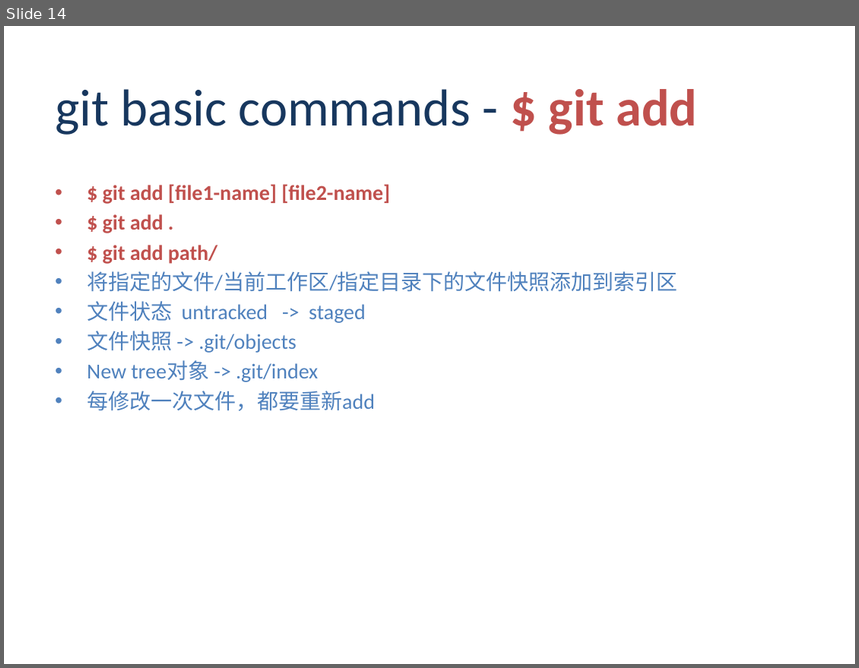
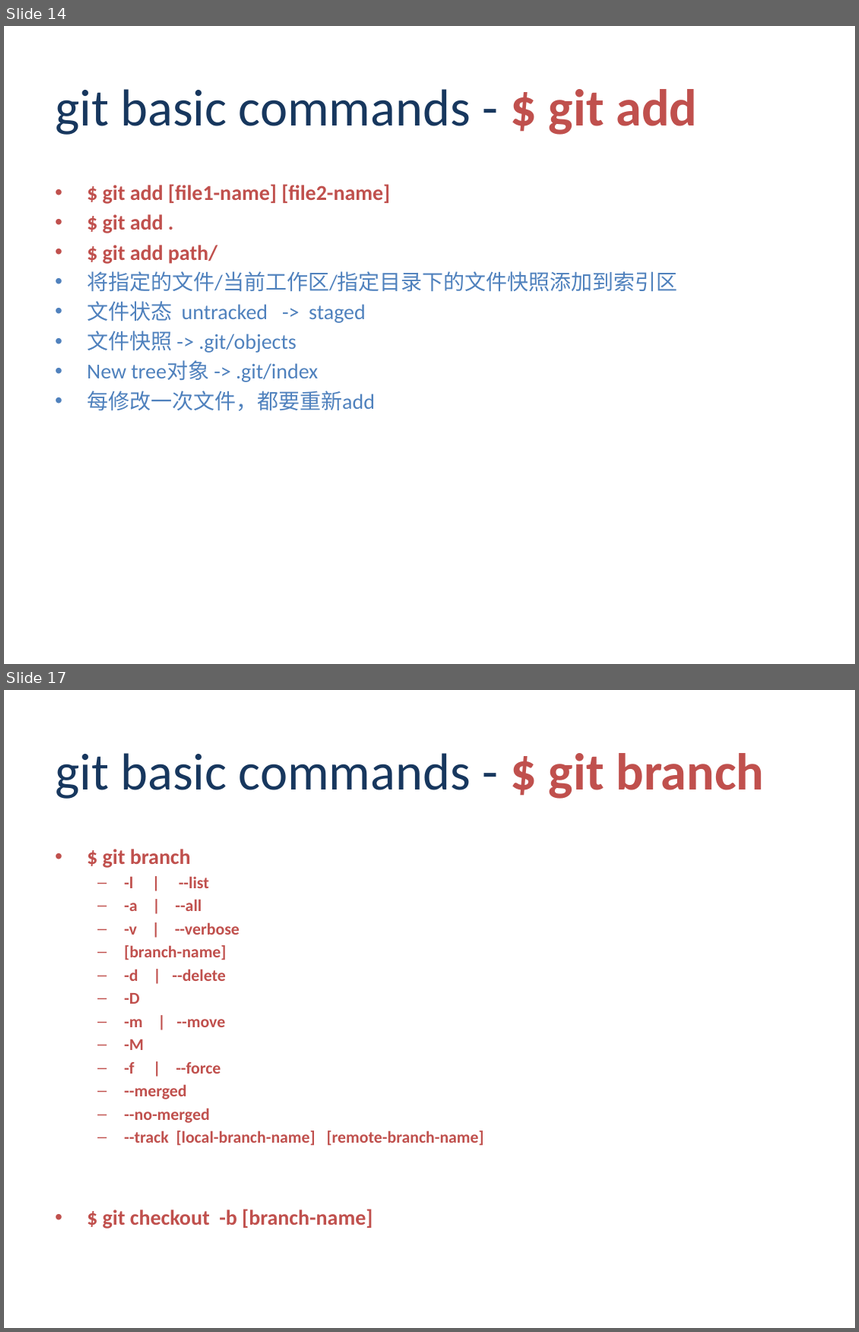
Before and after one commit to ayi0z/PGRN, a slide deck: ProGit.pptx. Shown one above the other, each under a label of ours: slide 14 before the commit, slides 14 and 17 after it; the slides between them are not shown. The pictures are 859x668 and 859x1332 pixels, drawn with LibreOffice and Linux fonts; fonts in the diff are those of the drawing; background and template pictures are left out. Boxes give left, top, right and bottom in pixels: in the first picture for what was removed or moved away, otherwise in the second. Text is boxed around its words. In the diff, an @@ line names an element or a change of style, - is before the commit and + after.

```diff
--- a/ProGit.pptx
+++ b/ProGit.pptx
@@ slide 17 added at bbox=[4, 690, 855, 1328], background picture (left out) @@
@@ title added at bbox=[55, 753, 764, 799], 44 pt, text #17375E @@
+git basic commands - $ git branch
@@ text added at bbox=[103, 849, 484, 1229], 14 pt, text #C0504D, bold @@
+• $ git branch
+  – -l | --list
+  – -a | --all
+  – -v | --verbose
+  – [branch-name]
+  – -d | --delete
+  – -D
+  – -m | --move
+  – -M
+  – -f | --force
+  – --merged
+  – --no-merged
+  – --track [local-branch-name] [remote-branch-name]
+  • $ git checkout -b [branch-name]
```
Also in this commit, not shown: 7 slides changed, 12 other slides added, 1 other file.
